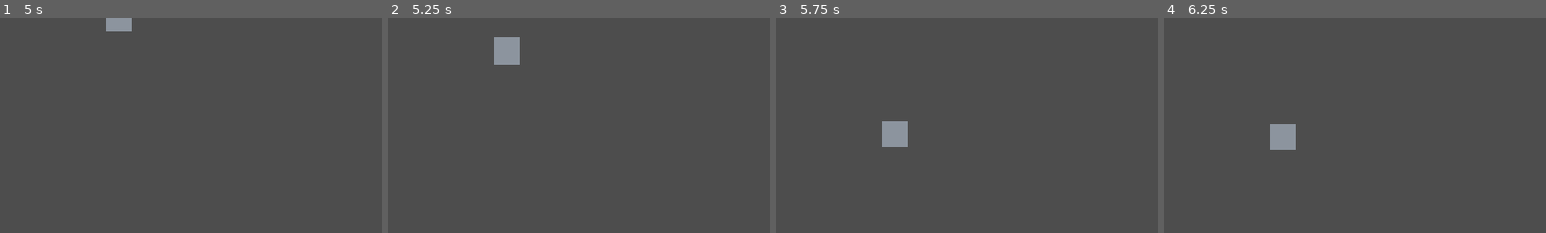
Above: before the commit, frames 1-4 (left to right).
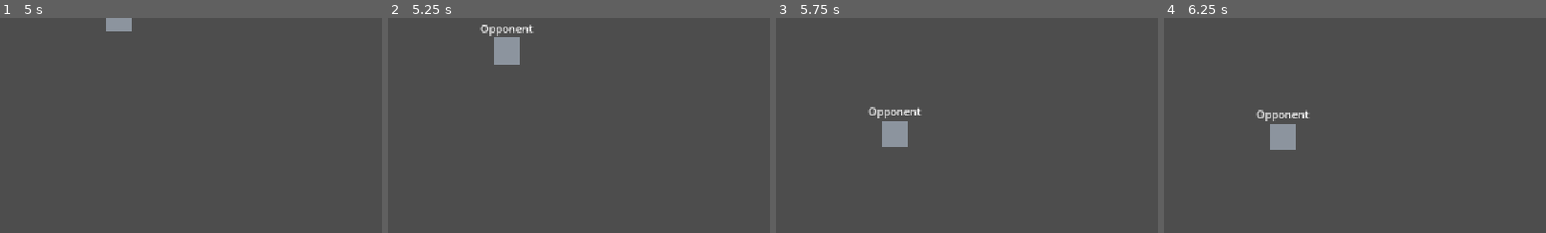
Above: after the commit, the same moments.

Repository: Path-Shards/godot-multiplayer-step-by-step
Game: Godot game, scene res://Player.tscn
Same seed, same stepped clock (60 frames per second), same inputs: the game is played once before the commit and once after it. This scene is started directly instead of the project's main scene.
Inputs (mouse positions are % of the whole screen's width and height, from its top left):
- Up to frame 1 (5 s): tap Enter at 0.5, 3.5 s; move the mouse to (72, 45) at 0.52 s; hold Right (ui_right) 0.53-1.25 s; hold Shift 0.53-1.25 s; click (72, 45) at 0.67 s; drag from (30, 55) to (45, 70) at 1.27 s; tap Space at 2 s; move the mouse to (60, 28) at 2.02 s; hold Right (ui_right) 2.03-2.75 s; tap Ctrl at 2.1 s; drag from (45, 70) to (20, 35) at 2.77 s; move the mouse to (80, 65) at 3.52 s; hold Left (ui_left) 3.53-4.25 s; tap Alt at 3.6 s; drag from (20, 35) to (35, 25) at 4.27 s
- Up to frame 2 (5.25 s): tap Space at 5 s; move the mouse to (55, 50) at 5.02 s; hold Down (ui_down) from 5.03 s (still down); hold Shift from 5.03 s (still down); click (55, 50) at 5.17 s
- Up to frame 3 (5.75 s): keep holding Down (ui_down); keep holding Shift
- Up to frame 4 (6.25 s): release Down (ui_down) at 5.75 s; release Shift at 5.75 s; drag from (35, 25) to (30, 55) at 5.77 s
The pictures show only the part of the screen within x 0-50%, y 0-50%; the shares and areas given below are measured in that part.

Frame 1 is identical in both runs. In frame 2, 0.3% of the frame differs, in the area x 24-39%, y 3-9%; in frame 3, 0.3%; in frame 4, 0.3%.

Commit message:
feat(player): tell each character apart by the peer that owns it
The arena hands every character the peer it belongs to before it
enters the tree, so each screen labels its own character "You" and
the other one "Opponent".

Diff:
--- a/Player.tscn
+++ b/Player.tscn
@@ -22,4 +22,11 @@
 [node name="CollisionShape2D" type="CollisionShape2D" parent="TouchZone" unique_id=1791015088]
 shape = SubResource("RectangleShape2D_rxgug")
 
+[node name="IdentityLabel" type="Label" parent="." unique_id=434920162]
+offset_left = -70.0
+offset_top = -46.0
+offset_right = 70.0
+offset_bottom = -20.0
+horizontal_alignment = 1
+
 [connection signal="body_entered" from="TouchZone" to="." method="_on_touch_zone_body_entered"]
--- a/arena.gd
+++ b/arena.gd
@@ -30,5 +30,6 @@
 	var player := PLAYER_SCENE.instantiate()
 	player.name = "Player%d" % peer_id
 	player.position = start_position
+	player.owner_peer_id = peer_id
 	add_child(player, true)
 	player.set_multiplayer_authority(peer_id)
--- a/player.gd
+++ b/player.gd
@@ -1,6 +1,21 @@
 extends CharacterBody2D
 
 const SPEED := 250.0
+const LOCAL_TEXT := "You"
+const REMOTE_TEXT := "Opponent"
+
+var owner_peer_id := 0
+
+@onready var _identity_label: Label = $IdentityLabel
+
+
+func _ready() -> void:
+	if owner_peer_id == multiplayer.get_unique_id():
+		_identity_label.text = LOCAL_TEXT
+	else:
+		_identity_label.text = REMOTE_TEXT
+
+
 func _physics_process(delta: float) -> void:
 	if not is_multiplayer_authority():
 		return
